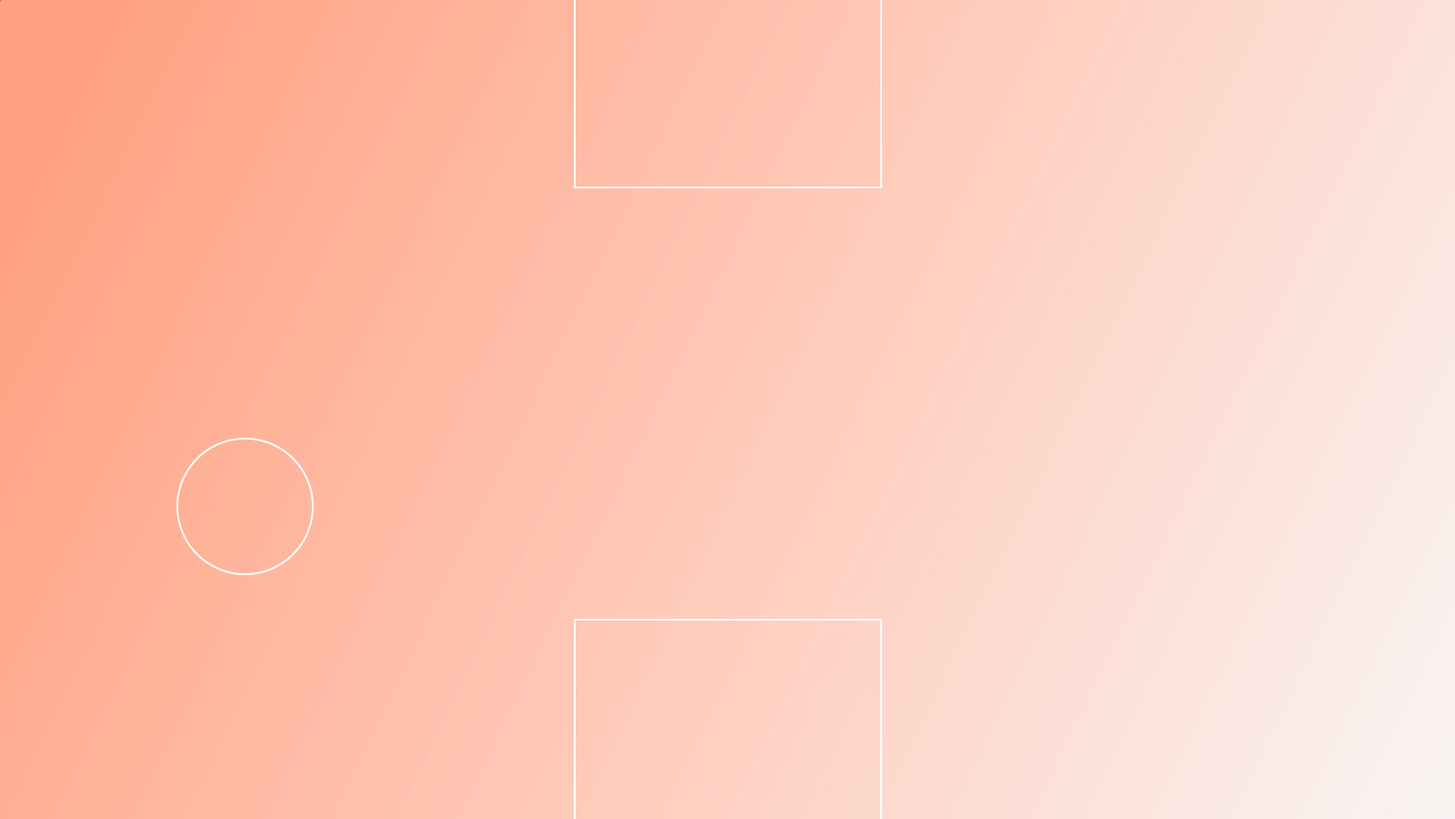
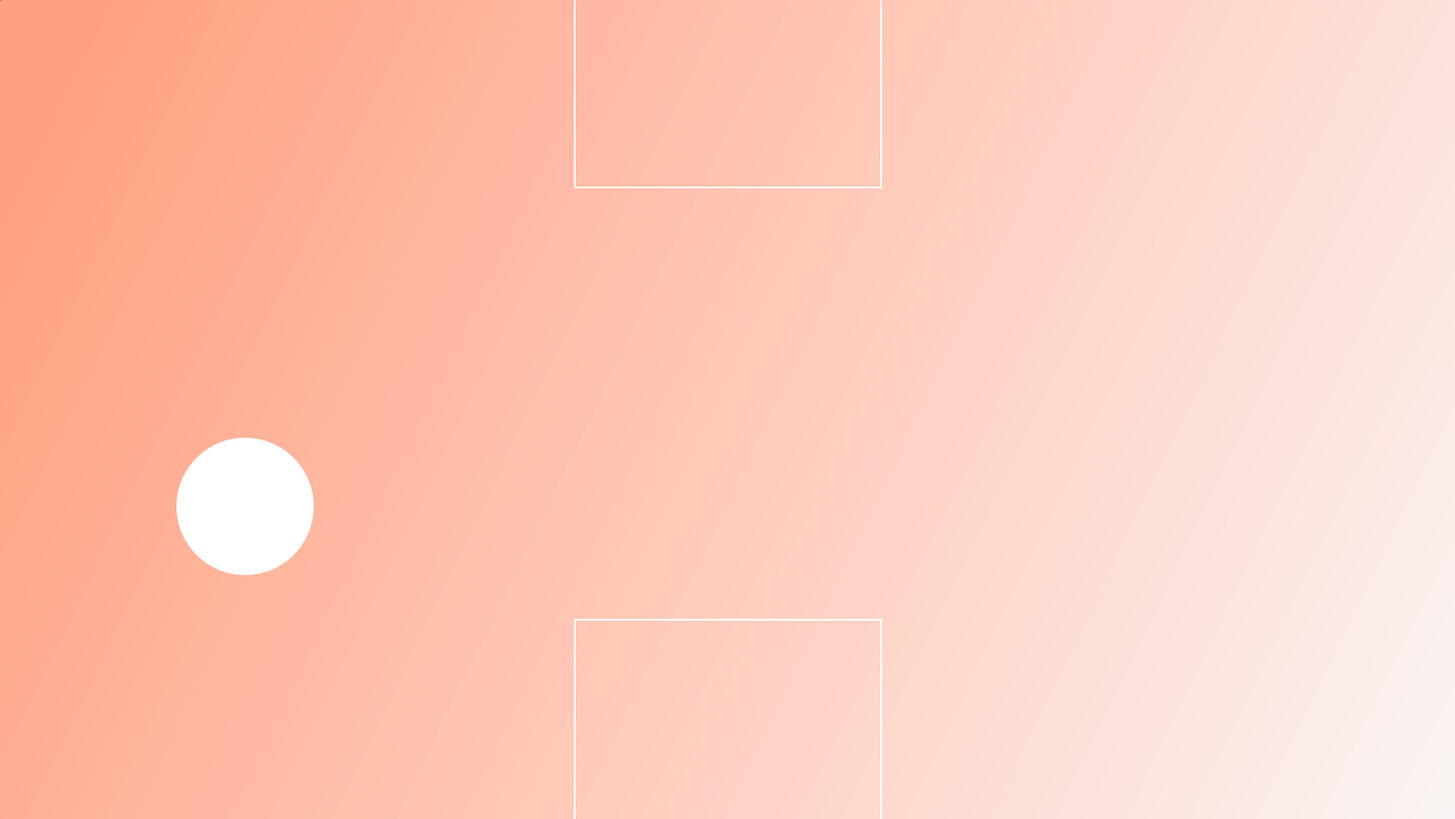
Layer changes from the first 1455×819 image to the second:
painted on "Elipse 1" over <box>178,439,312,574</box>
